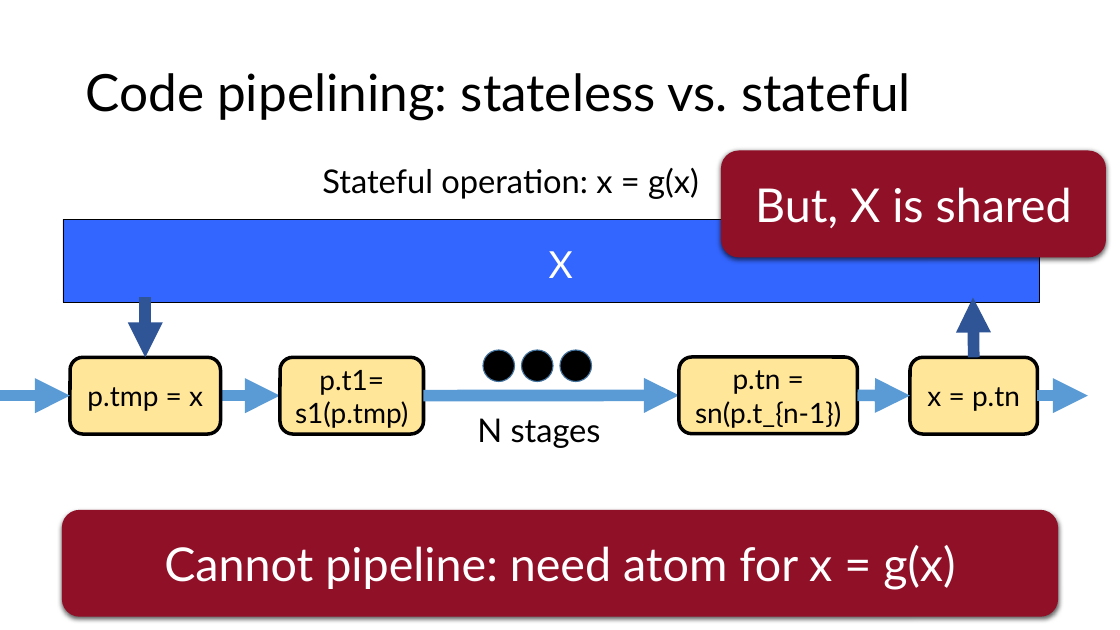
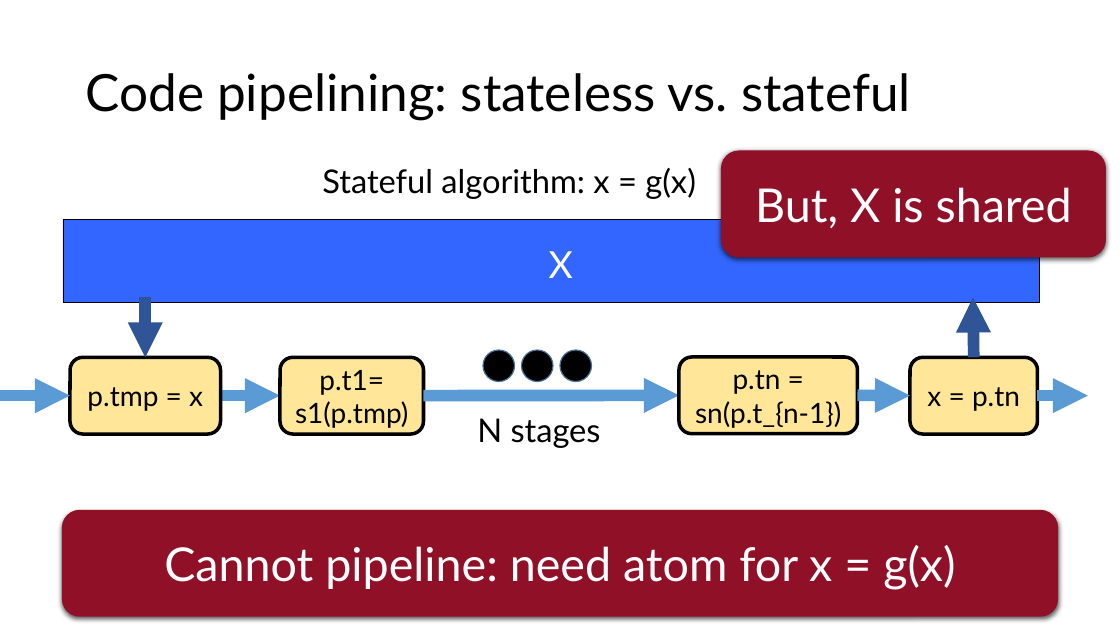
Before and after one commit to anirudhSK/pifo-domino-marple-ppts, a slide deck: slide 34 of combined_domino_pifo.pptx. Drawn at 1120x630 pixels with LibreOffice and Linux fonts; fonts in the diff are those of the drawing. Boxes give left, top, right and bottom in pixels: in the first picture for what was removed or moved away, otherwise in the second. Text is boxed around its words. In the diff, an @@ line names an element or a change of style, - is before the commit and + after.

```diff
--- a/combined_domino_pifo.pptx
+++ b/combined_domino_pifo.pptx
@@ text at (x1=322, y1=168, x2=696, y2=199): text changed @@
-  Stateful operation: x = g(x)
+  Stateful algorithm: x = g(x)
```
Also in this commit, not shown: 1 other slide changed.
